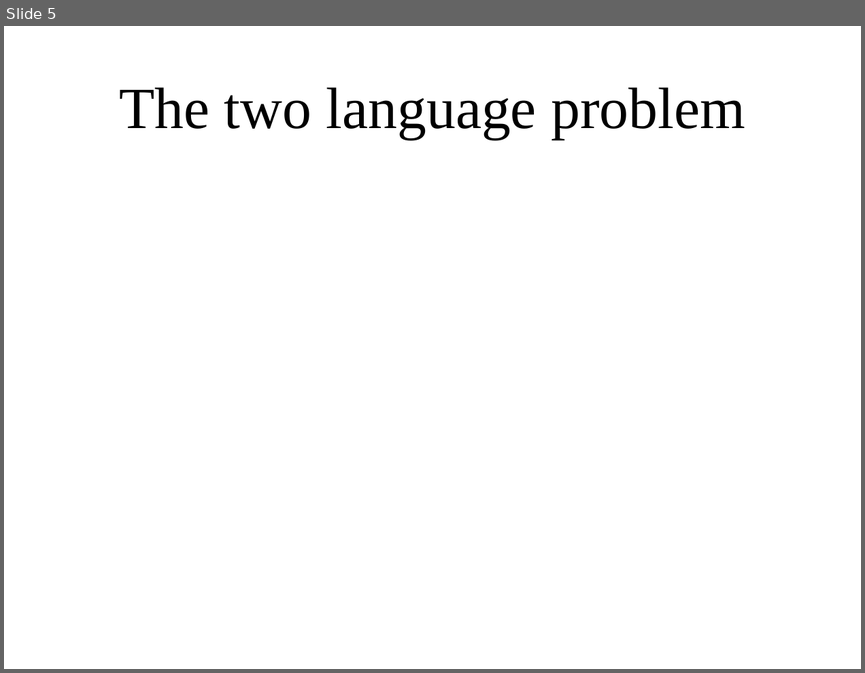
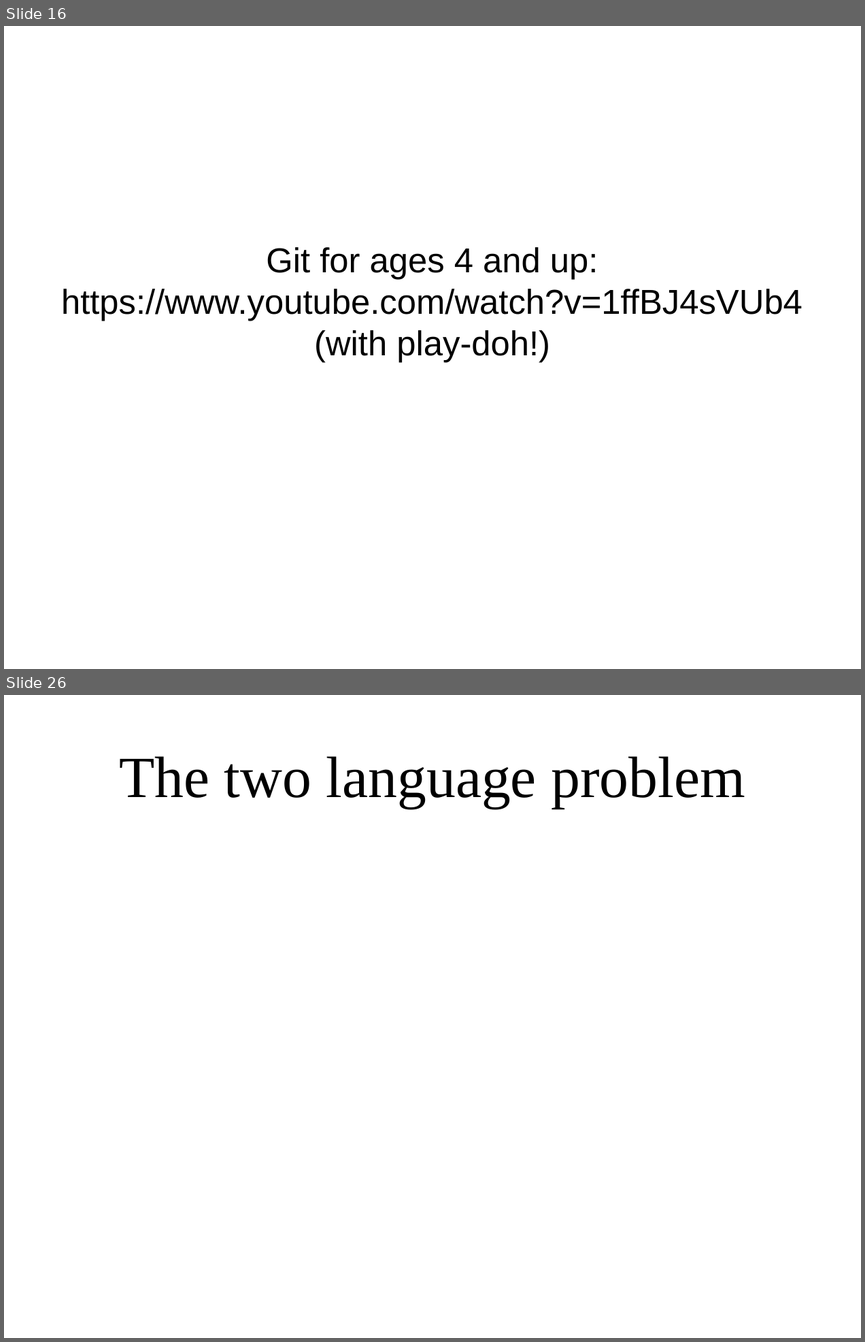
Before and after one commit to amueller/applied_ml_spring_2017, a slide deck: slides/aml-02-012317.odp. Shown one above the other, each under a label of ours: slide 5 before the commit, slides 16 and 26 after it; the slides between them are not shown. The pictures are 865x673 and 865x1342 pixels, drawn with LibreOffice and Linux fonts; fonts in the diff are those of the drawing. Boxes give left, top, right and bottom in pixels: in the first picture for what was removed or moved away, otherwise in the second. Text is boxed around its words. In the diff, an @@ line names an element or a change of style, - is before the commit and + after.

```diff
--- a/slides/aml-02-012317.odp
+++ b/slides/aml-02-012317.odp
@@ slide 16 added at [4,26,861,669], background #FFFFFF @@
@@ subtitle added at [61,247,802,363], 32 pt, text #000000 @@
+Git for ages 4 and up:
+https://www.youtube.com/watch?v=1ffBJ4sVUb4
+(with play-doh!)
@@ what was slide 5 is now slide 26 @@
```
Also in this commit, not shown: 2 slides changed, 27 other slides added, 2 slides removed.
